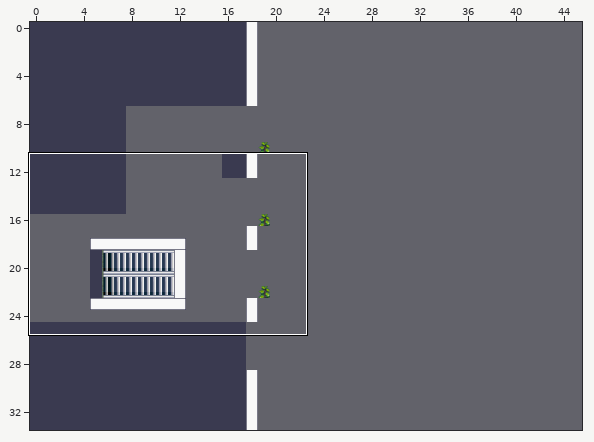
One commit to this Tiled map (JSON): maps/floor1.json. Above, an overview of the earlier version with the close-up marked.
Close-up. Old version:
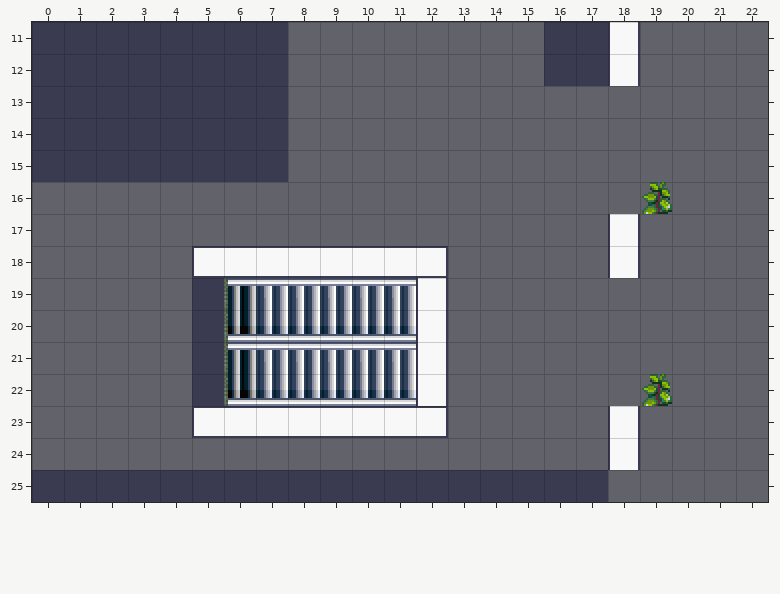
Cells are 32x32 px. Shown: x 0..22, y 11..25. Not drawn, because the pictures are missing: unchanged layers "bottom", "collisionTiles", "deco", "foodCourt", "noCollisionTiles".
And afterwards:
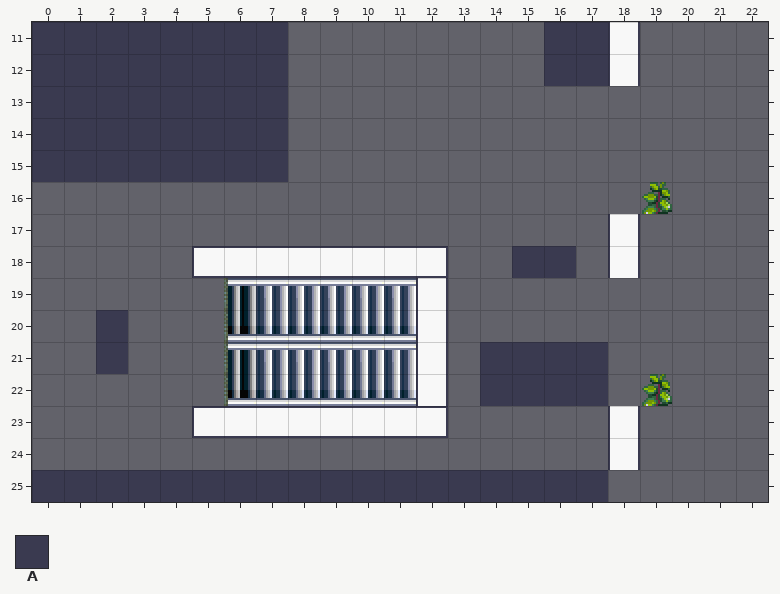
Key: from "modern_floor": A 1.
_ is an empty cell, . an unchanged one.
Tiles of an added or newly shown layer are drawn over the layers below it.
Log entry: chore(test) : update foodCourt
From old to new:
--- layer "start" (added)
@@ x 2..2 @@
-21 _
+21 A
--- layer "food" (added)
@@ x 15..16 @@
-18 __
+18 AA
--- layer "exit_food" (added)
@@ x 14..17 @@
-21 ____
-22 ____
+21 AAAA
+22 AAAA
--- layer "stairs"
@@ x 2..5 @@
-19 ...A
-20 _..A
-21 ...A
-22 ...A
+19 ..._
+20 A.._
+21 ..._
+22 ..._
Pixel boxes of the changes (left, top, right, bottom) in both close-ups:
added: (512, 246, 576, 278)
removed: (192, 278, 224, 406)
added: (96, 310, 128, 374)
added: (480, 342, 608, 406)
